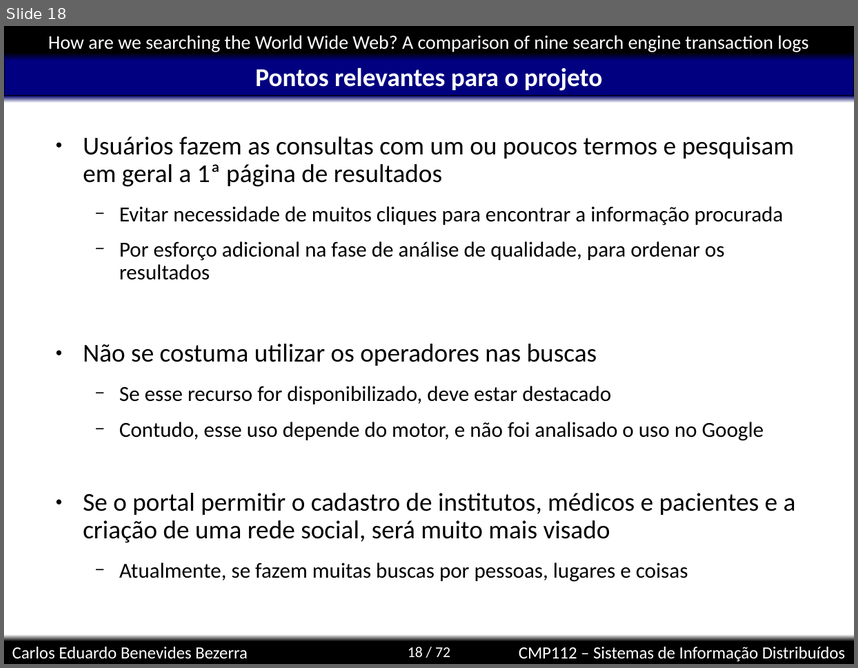
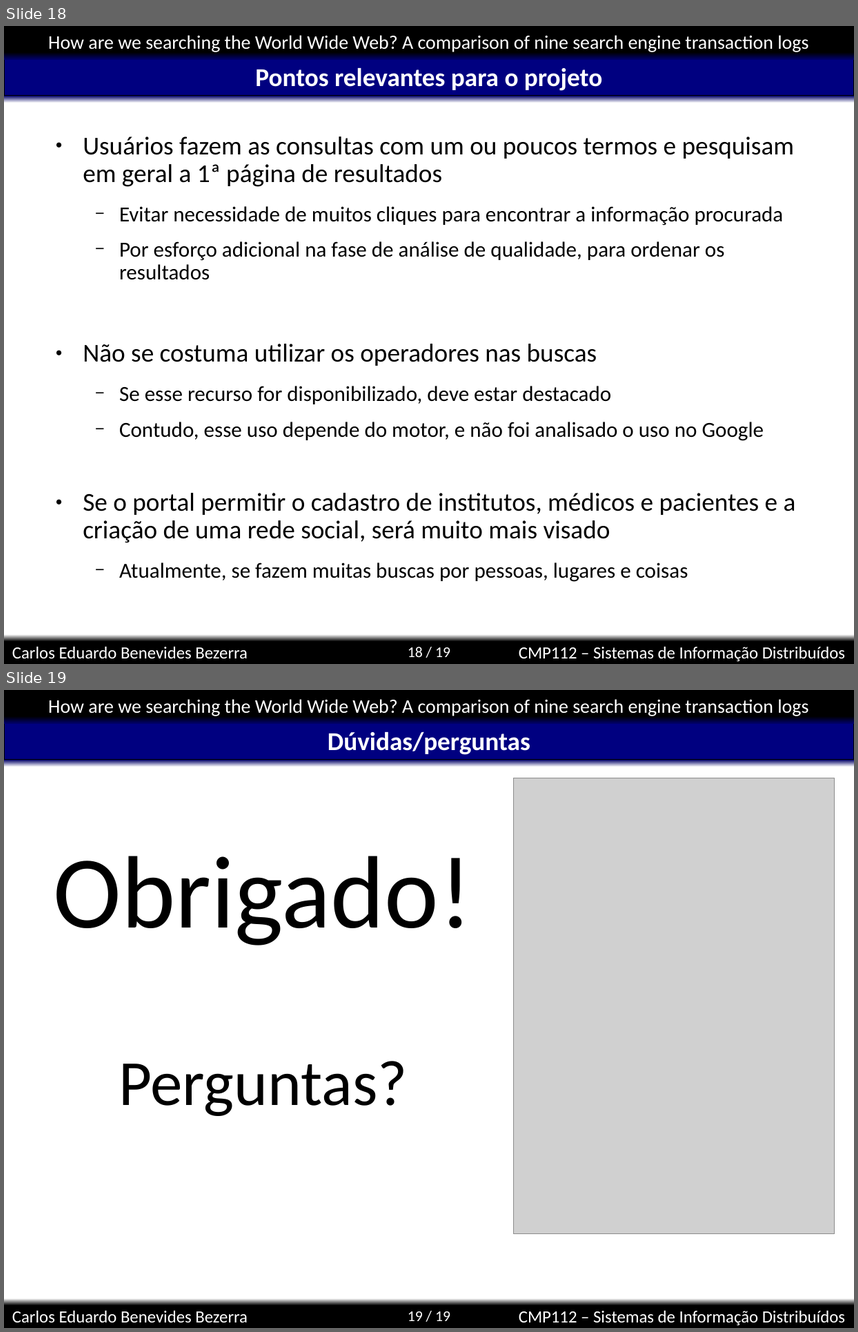
Before and after one commit to kdubezerra/kdubezerra, a slide deck: disciplinas/cmp112/artigohow.ppt. Shown one above the other, each under a label of ours: slide 18 before the commit, slides 18 and 19 after it. The pictures are 858x668 and 858x1332 pixels, drawn with LibreOffice and Linux fonts; fonts in the diff are those of the drawing; grey boxes stand for pictures; background and template pictures are left out. Boxes give left, top, right and bottom in pixels: in the first picture for what was removed or moved away, otherwise in the second. Text is boxed around its words. In the diff, an @@ line names an element or a change of style, - is before the commit and + after.

```diff
--- a/disciplinas/cmp112/artigohow.ppt
+++ b/disciplinas/cmp112/artigohow.ppt
@@ slide 19 added at <box>4,690,854,1328</box>, background #FFFFFF; not listed: 8 template elements that a slide beside it also shows @@
@@ title added at <box>328,732,530,755</box>, 24 pt, text #FFFFFF, bold @@
+Dúvidas/perguntas
@@ picture added at <box>514,778,835,1234</box> @@
@@ text added at <box>54,856,473,1116</box>, 60 pt, text #000000 @@
+Obrigado!
+Perguntas?
@@ page number at <box>408,646,450,657</box>: text changed @@
-18 / 72
+18 / 19
```
